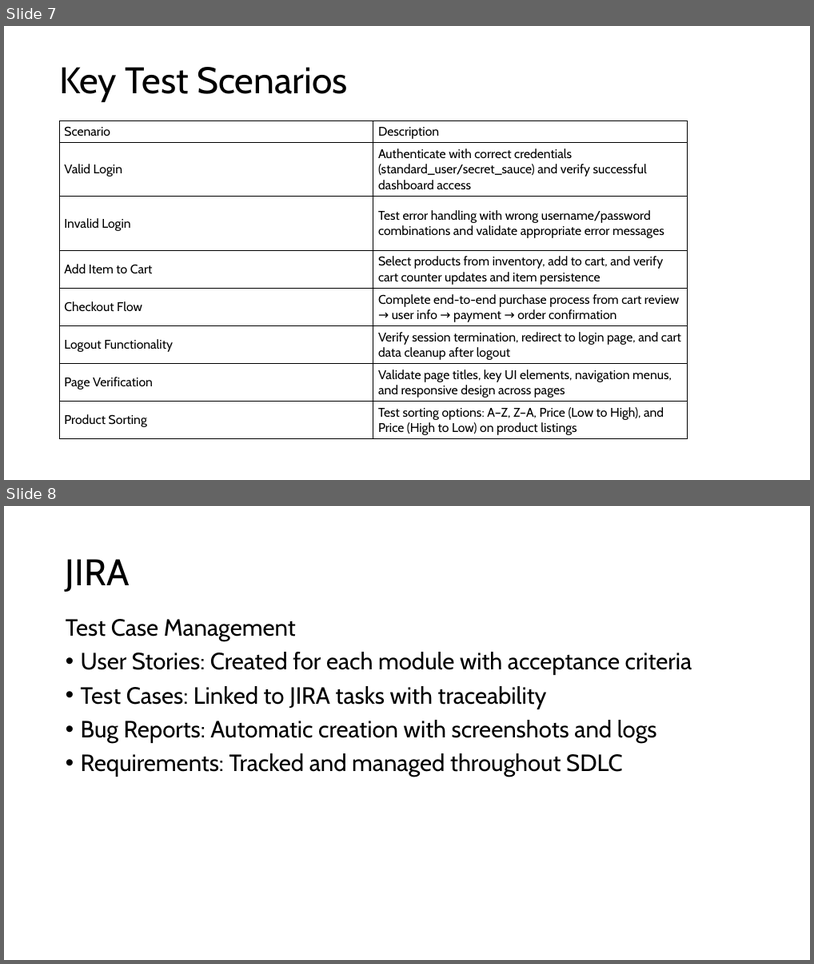
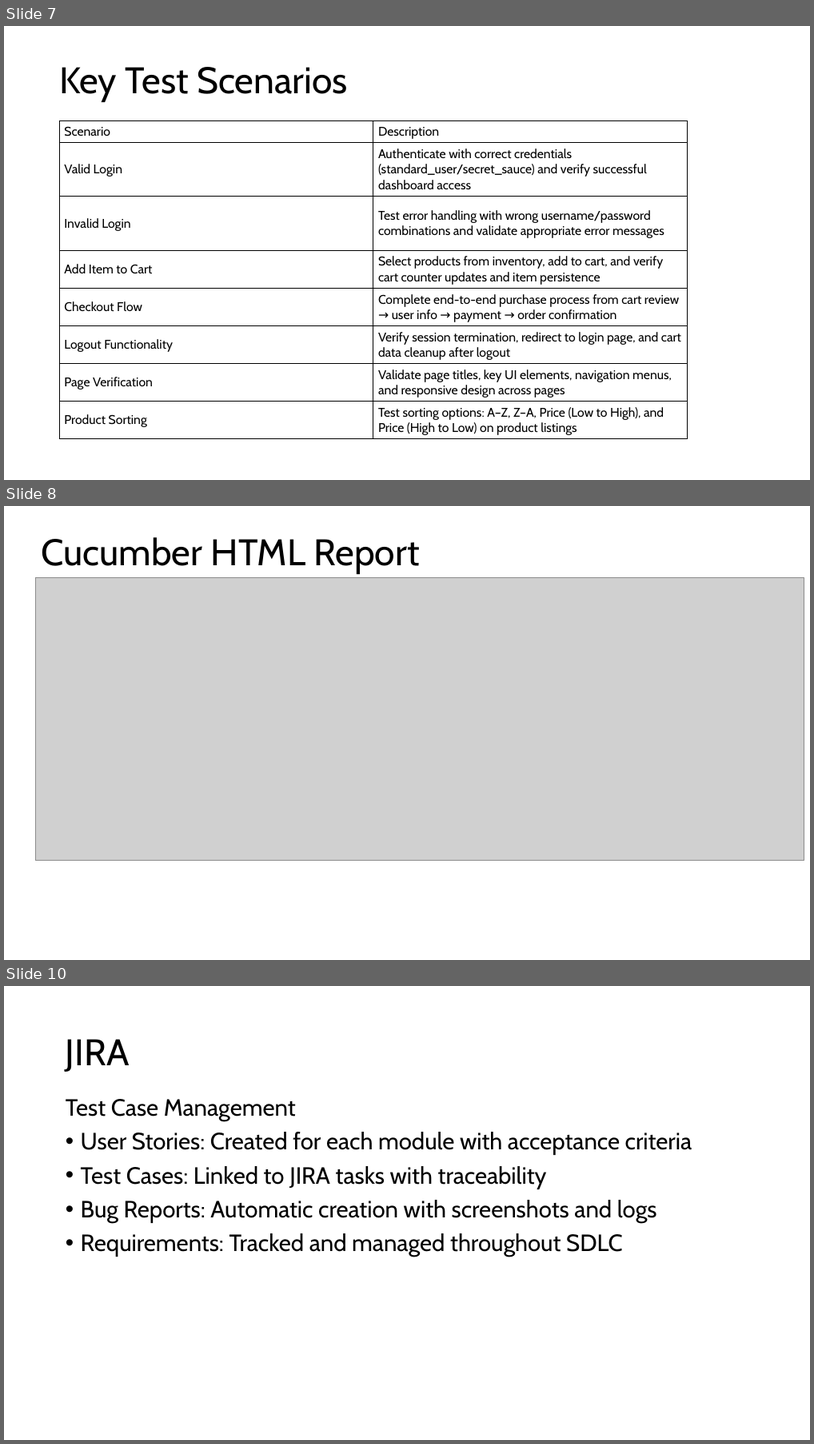
Before and after one commit to sahuljr7/Capstone-Project, a slide deck: PPT.pptx. Shown one above the other, each under a label of ours: slides 7 and 8 before the commit, slides 7, 8 and 10 after it; the slides between them are not shown. The pictures are 814x964 and 814x1444 pixels, drawn with LibreOffice and Linux fonts; fonts in the diff are those of the drawing; grey boxes stand for pictures. Boxes give left, top, right and bottom in pixels: in the first picture for what was removed or moved away, otherwise in the second. Text is boxed around its words. In the diff, an @@ line names an element or a change of style, - is before the commit and + after.

```diff
--- a/PPT.pptx
+++ b/PPT.pptx
@@ slide 8 added at bbox=[4, 506, 810, 960], background #FFFFFF @@
@@ title added at bbox=[42, 537, 420, 574], 44 pt, text #000000 @@
+Cucumber HTML Report
@@ picture added at bbox=[35, 577, 804, 860] @@
@@ what was slide 8 is now slide 10 @@
```
Also in this commit, not shown: 1 slide changed, 1 other slide added.
